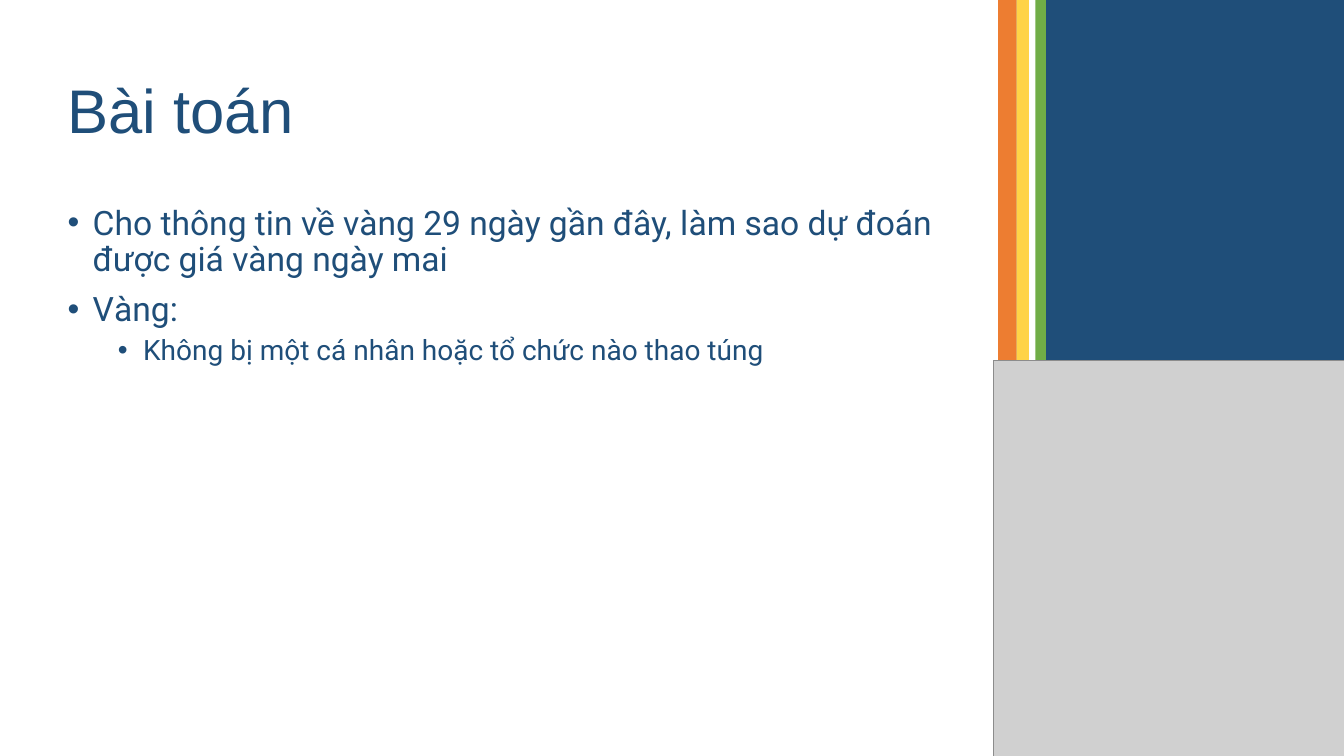
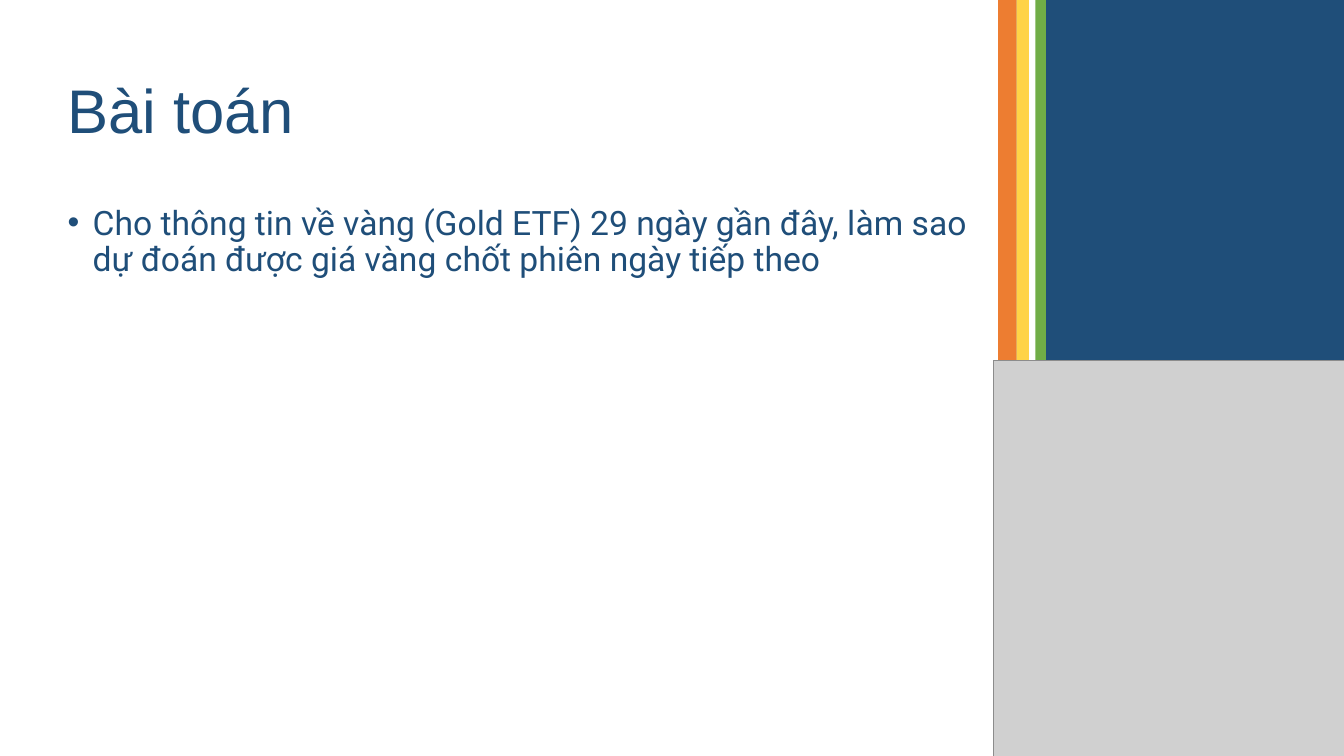
Before and after one commit to izzeroone/gold-prediction, a slide deck: slide 2 of slide.pptx. Drawn at 1344x756 pixels with LibreOffice and Linux fonts; fonts in the diff are those of the drawing; grey boxes stand for pictures. Boxes give left, top, right and bottom in pixels: in the first picture for what was removed or moved away, otherwise in the second. Text is boxed around its words. In the diff, an @@ line names an element or a change of style, - is before the commit and + after.

```diff
--- a/slide.pptx
+++ b/slide.pptx
@@ text at [93,207,967,278]: text changed @@
-• Cho thông tin về vàng 29 ngày gần đây, làm sao dự đoán được giá vàng ngày mai
-• Vàng:
-  • Không bị một cá nhân hoặc tổ chức nào thao túng
+• Cho thông tin về vàng (Gold ETF) 29 ngày gần đây, làm sao dự đoán được giá vàng chốt phiên ngày tiếp theo
```
Also in this commit, not shown: 4 other slides changed, 1 slide added, 9 other files.
